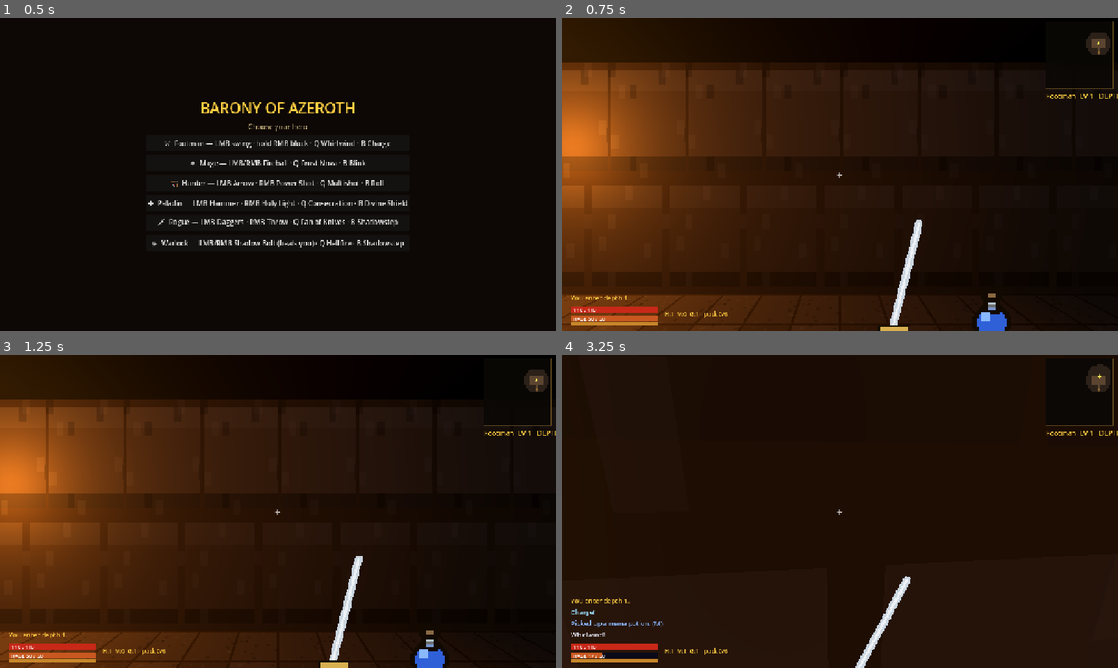
Above: before the commit, frames 1-4 (two rows, left to right).
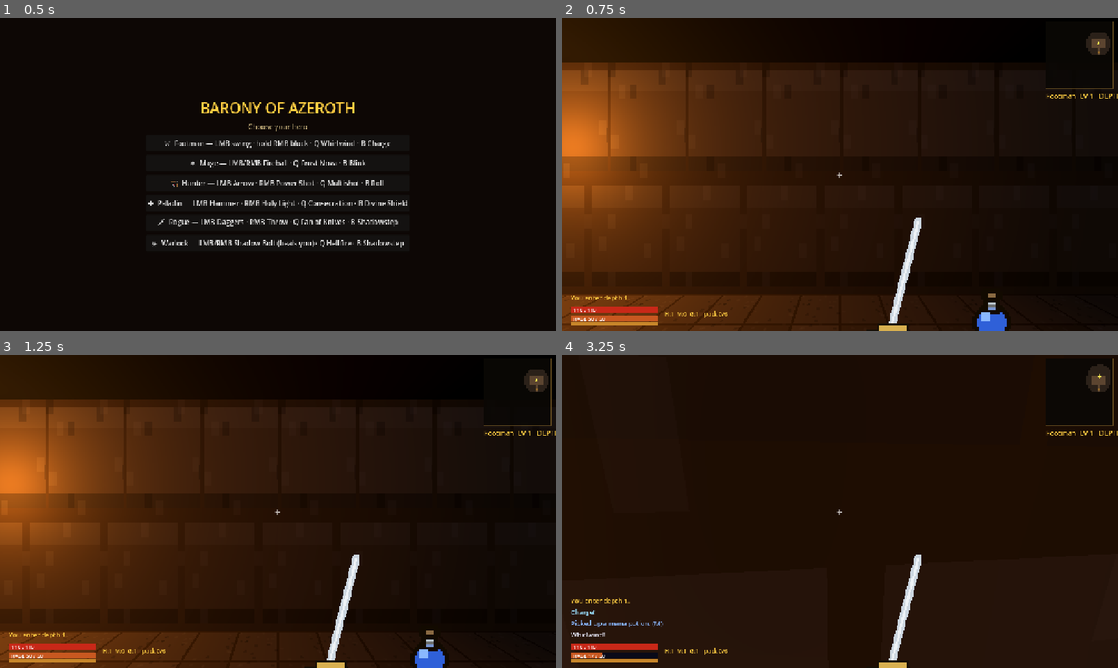
Above: after the commit, the same moments.

Repository: tisSoFluffy/barony
Game: Godot game, scene res://scenes/Main.tscn
The game is run twice, just before and just after one commit, with the same random seed, the same clock (stepped at 60 frames per second) and the same inputs.
Inputs (mouse positions are in pixels of both pictures, inside the frame that each line leads up to):
- Up to frame 1 (0.5 s): no input
- Up to frame 2 (0.75 s): click "⚔ Footman — LMB swing · hold …" at 0.5 s
- Up to frame 3 (1.25 s): no input
- Up to frame 4 (3.25 s): tap Enter at 1.25 s; move the mouse to (867, 511) at 1.27 s; hold W (move_forward) from 1.28 s (still down); tap B (ability_b) at 1.35 s; move the mouse to (812, 511) at 2.02 s; tap Q (ability_q) at 2.1 s; move the mouse to (851, 505) at 2.77 s; press the mouse at (851, 505) at 2.78 s

Frame 1 is identical in both runs. In frame 2, 0.4% of the frame differs, in the area x 57-65%, y 63-100%; in frame 3, 0.7%; in frame 4, 1.0%, in the area x 52-65%, y 63-100%.

Commit message:
Improve weapon swing feel with phase-based animation
Player.gd: expose atk_cd / cast_cd (set when attacks fire) so HUD can
compute true normalized [0,1] swing time per class instead of the hardcoded
0.42 constant that broke paladin and rogue timing.

HUD.gd weapon animation (3-phase melee, 3-phase ranged):
- Melee: wind-up (pull right/rise, clockwise tilt) → impact arc (sweep
  left-down via smoothstep) → recovery (ease back to rest)
- Ranged: raise to aim → recoil kick on fire → return to rest
- Idle bob scales with player.velocity so it drops to zero when standing still

Co-Authored-By: Claude Sonnet 4.6 <noreply@anthropic.com>

Diff:
--- a/godot/scripts/Player.gd
+++ b/godot/scripts/Player.gd
@@ -37,6 +37,8 @@
 
 var atk_t := 0.0
 var cast_t := 0.0
+var atk_cd := 0.0   # cooldown duration set when melee fires — lets HUD normalize swing time
+var cast_cd := 0.0  # cooldown duration set when cast fires
 var abil_t := 0.0
 var ab2_t := 0.0
 var iframe := 0.0
@@ -198,12 +200,12 @@
 	if mana < cost:
 		_msg("Not enough %s!" % def.res.to_lower(), Color("8ab8ff")); return
 	mana -= cost
-	cast_t = float(d.get("cd", 0.4))
+	cast_t = float(d.get("cd", 0.4)); cast_cd = cast_t
 	_shoot(kind, _proj_dmg(kind))
 
 func _melee() -> void:
 	var cd: float = {"war": 0.42, "paladin": 0.52, "rogue": 0.3}.get(cls, 0.45)
-	atk_t = cd
+	atk_t = cd; atk_cd = cd
 	var dmg := tot_dmg()
 	if cls == "rogue" and randf() < 0.25: dmg *= 2
 	var fwd := _aim()
--- a/godot/scripts/ui/HUD.gd
+++ b/godot/scripts/ui/HUD.gd
@@ -138,13 +138,39 @@
 	crosshair.position = vs * 0.5 - Vector2(7, 14)
 
 	# weapon view bob + swing
-	var bob := Vector2(sin(t * 2.0) * 6.0, abs(cos(t * 2.0)) * 5.0)
-	var swing := 0.0
-	if player.atk_t > 0.0: swing = player.atk_t / 0.42
-	elif player.cast_t > 0.0: swing = player.cast_t / 0.45
+	var spd_factor := clampf(player.velocity.length() / 4.2, 0.0, 1.0)
+	var bob := Vector2(sin(t * 2.0) * 6.0 * spd_factor, abs(cos(t * 2.0)) * 5.0 * spd_factor)
+	var off_x := 0.0
+	var off_y := 0.0
+	var rot  := 0.0
+
+	if player.atk_t > 0.0 and player.atk_cd > 0.0:
+		var n := clampf(player.atk_t / player.atk_cd, 0.0, 1.0)
+		if n > 0.70:                             # wind-up: pull right and rise
+			var p := (1.0 - n) / 0.30
+			off_x = 22.0 * p;  off_y = -14.0 * p;  rot = 0.30 * p
+		elif n > 0.20:                           # impact arc: sweep left-down
+			var p := smoothstep(0.0, 1.0, (0.70 - n) / 0.50)
+			off_x = lerp(22.0, -18.0, p);  off_y = lerp(-14.0, 22.0, p);  rot = lerp(0.30, -0.22, p)
+		else:                                    # recovery: ease back to rest
+			var p := n / 0.20
+			off_x = lerp(0.0, -18.0, p);  off_y = lerp(0.0, 22.0, p);  rot = lerp(0.0, -0.22, p)
+
+	elif player.cast_t > 0.0 and player.cast_cd > 0.0:
+		var n := clampf(player.cast_t / player.cast_cd, 0.0, 1.0)
+		if n > 0.60:                             # raise to aim
+			var p := (1.0 - n) / 0.40
+			off_y = -22.0 * smoothstep(0.0, 1.0, p);  rot = -0.12 * p
+		elif n > 0.25:                           # fire recoil: kick back
+			var p := (0.60 - n) / 0.35
+			off_x = -12.0 * sin(p * PI);  off_y = lerp(-22.0, 18.0, smoothstep(0.0, 1.0, p));  rot = lerp(-0.12, 0.18, p)
+		else:                                    # return to rest
+			var p := n / 0.25
+			off_y = lerp(0.0, 18.0, p);  rot = lerp(0.0, 0.18, p)
+
 	weapon.size = weapon.custom_minimum_size
-	weapon.position = Vector2(vs.x * 0.5 - 120 + bob.x, vs.y - 300 + bob.y - swing * 26.0)
-	weapon.rotation = swing * 0.25
+	weapon.position = Vector2(vs.x * 0.5 - 120 + bob.x + off_x, vs.y - 300 + bob.y + off_y)
+	weapon.rotation = rot
 
 	# bars (bottom-left)
 	var bw := 200.0
